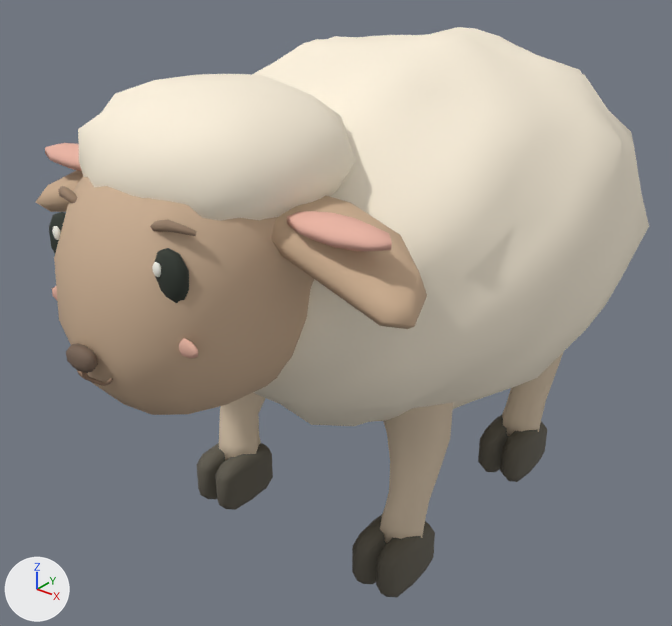
Before and after pictures for a commit that changed the glTF model assets/art-v1/sheep-lod.gltf.
Rendered twice from a 50 mm camera at (1.277, -1.831, 1.603) aimed at (-0.06, -0.16, 0.567). Every picture has the same lights, and +X, +Y and +Z are marked at lower left. The picture after the commit comes second. Where no turn or scale is listed for an object, it has been applied to the vertices.

The scene before the commit, as lines of its bpy script (objects in view):
```python
ob_continuous_sculpted_fleece = bpy.data.objects.new('continuous-sculpted-fleece', me_continuous_sculpted_fleece)
ob_continuous_sculpted_fleece.location = (0.0, 0.0, 0.0)
ob_ear_lining__1 = bpy.data.objects.new('ear-lining--1', me_ear_lining__1)
ob_ear_lining__1.location = (0.0, 0.0, 0.0)
ob_eye_1 = bpy.data.objects.new('eye-1', me_eye_1)
ob_eye_1.location = (0.0, 0.0, 0.0)
ob_eye__1 = bpy.data.objects.new('eye--1', me_eye__1)
ob_eye__1.location = (0.0, 0.0, 0.0)
ob_face_and_jaw = bpy.data.objects.new('face-and-jaw', me_face_and_jaw)
ob_face_and_jaw.location = (0.0, 0.0, 0.0)
ob_sculpted_forelock = bpy.data.objects.new('sculpted-forelock', me_sculpted_forelock)
ob_sculpted_forelock.location = (0.0, 0.0, 0.0)
ob_soft_drooping_ear_1 = bpy.data.objects.new('soft-drooping-ear-1', me_soft_drooping_ear_1)
ob_soft_drooping_ear_1.location = (0.0, 0.0, 0.0)
ob_soft_drooping_ear__1 = bpy.data.objects.new('soft-drooping-ear--1', me_soft_drooping_ear__1)
ob_soft_drooping_ear__1.location = (0.0, 0.0, 0.0)
ob_split_hoof_1_toe__1 = bpy.data.objects.new('split-hoof-1-toe--1', me_split_hoof_1_toe__1)
ob_split_hoof_1_toe__1.location = (0.0, 0.0, 0.0)
# also in view: 'split-hoof-2-toe--1' at (-0.304, -0.345, 0.09); 'shaped-leg-2' at (-0.26, -0.278, 0.36); 'split-hoof-1-toe-1' at (0.304, 0.245, 0.09); 'split-hoof-3-toe--1' at (0.232, -0.345, 0.09); 'shaped-leg-3' at (0.26, -0.278, 0.36)
```
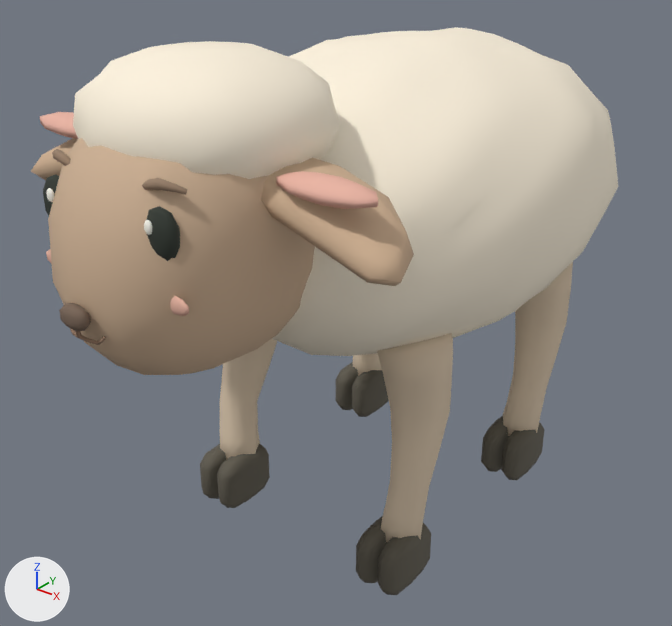
Pixel boxes [x1, y1, x2, y2] of what changed, in the pictures (672 x 626 px):
'continuous-sculpted-fleece', reshaped (13% narrower, 18% shorter)
    before: [252, 27, 649, 426]
    after: [272, 27, 618, 356]
'face-and-jaw', moved, rescaled
    before: [54, 177, 314, 415]
    after: [48, 138, 315, 375]
'sculpted-forelock', reshaped (6% shorter)
    before: [78, 74, 355, 221]
    after: [73, 41, 339, 179]
'soft-drooping-ear-1', moved, rescaled
    before: [272, 196, 427, 329]
    after: [261, 158, 414, 286]
'eye-1', moved, rescaled
    before: [155, 248, 189, 303]
    after: [146, 206, 180, 261]
'soft-drooping-ear--1', moved, rescaled
    before: [36, 170, 83, 212]
    after: [31, 138, 77, 180]
'ear-lining--1', moved, rescaled
    before: [45, 143, 82, 171]
    after: [40, 112, 78, 139]
'small-heart-nose', moved, rescaled (6% shorter)
    before: [66, 343, 98, 373]
    after: [59, 303, 91, 331]
'eye--1', moved, rescaled
    before: [49, 212, 66, 253]
    after: [43, 174, 59, 215]
'shaped-leg-1', unchanged, uncovered by the edit
    before: [502, 353, 563, 436]
    after: [503, 262, 573, 436]

The change, as a diff of the scene's bpy script:
```diff
--- a/assets/art-v1/sheep-lod.gltf.py
+++ b/assets/art-v1/sheep-lod.gltf.py
@@ me_continuous_sculpted_fleece @@
-me_continuous_sculpted_fleece.from_pydata(...)  # 512 vertices, 1020 faces; spans x -0.545..0.549, y -0.678..0.733, z 0.332..1.249
+me_continuous_sculpted_fleece.from_pydata(...)  # 512 vertices, 1020 faces; spans x -0.463..0.467, y -0.637..0.7, z 0.519..1.241
+# me_continuous_sculpted_fleece part 1: 512 of 512 vertices moved; they spanned x -0.545..0.549, y -0.678..0.733, z 0.332..1.249 and now span x -0.463..0.467, y -0.637..0.7, z 0.519..1.241; mean shift (0.0, 0.0, 0.09)
 me_continuous_sculpted_fleece.materials.append(mat_fff4df)
@@ me_face_and_jaw @@
-me_face_and_jaw.from_pydata(...)  # 122 vertices, 240 faces; spans x -0.242..0.247, y -0.954..-0.395, z 0.59..1.17
+me_face_and_jaw.from_pydata(...)  # 122 vertices, 240 faces; spans x -0.232..0.237, y -0.957..-0.42, z 0.682..1.238
+# me_face_and_jaw part 2: the whole mesh is scaled about its middle by 0.96, then moved by (0.0, -0.014, 0.08)
 me_face_and_jaw.materials.append(mat_cfb295)
@@ me_soft_drooping_ear__1 @@
-me_soft_drooping_ear__1.from_pydata(...)  # 52 vertices, 100 faces; spans x -0.515..-0.105, y -0.708..-0.495, z 0.888..1.062
+me_soft_drooping_ear__1.from_pydata(...)  # 52 vertices, 100 faces; spans x -0.494..-0.101, y -0.72..-0.516, z 0.967..1.135
+# me_soft_drooping_ear__1 part 3: the whole mesh is scaled about its middle by 0.96, then moved by (0.012, -0.017, 0.076)
 me_soft_drooping_ear__1.materials.append(mat_d2b394)
@@ me_ear_lining__1 @@
-me_ear_lining__1.from_pydata(...)  # 38 vertices, 72 faces; spans x -0.454..-0.24, y -0.709..-0.621, z 1.014..1.06
+me_ear_lining__1.from_pydata(...)  # 38 vertices, 72 faces; spans x -0.436..-0.23, y -0.722..-0.637, z 1.089..1.133
+# me_ear_lining__1 part 4: the whole mesh is scaled about its middle by 0.96, then moved by (0.014, -0.014, 0.074)
 me_ear_lining__1.materials.append(mat_eab4a3)
@@ me_eye__1 @@
-me_eye__1.from_pydata(...)  # 38 vertices, 72 faces; spans x -0.1825..-0.1051, y -0.8905..-0.8455, z 0.91..1.018
+me_eye__1.from_pydata(...)  # 38 vertices, 72 faces; spans x -0.1752..-0.1009, y -0.8959..-0.8527, z 0.9888..1.0925
+# me_eye__1 part 5: the whole mesh is scaled about its middle by 0.96, then moved by (0.0058, -0.0063, 0.0766)
 me_eye__1.materials.append(mat_30372f)
@@ me_soft_drooping_ear_1 @@
-me_soft_drooping_ear_1.from_pydata(...)  # 52 vertices, 100 faces; spans x 0.105..0.515, y -0.708..-0.495, z 0.888..1.062
+me_soft_drooping_ear_1.from_pydata(...)  # 52 vertices, 100 faces; spans x 0.101..0.494, y -0.72..-0.516, z 0.967..1.135
+# me_soft_drooping_ear_1 part 6: the whole mesh is scaled about its middle by 0.96, then moved by (-0.012, -0.017, 0.076)
 me_soft_drooping_ear_1.materials.append(mat_d2b394)
@@ me_eye_1 @@
-me_eye_1.from_pydata(...)  # 38 vertices, 72 faces; spans x 0.1075..0.1849, y -0.8905..-0.8455, z 0.91..1.018
+me_eye_1.from_pydata(...)  # 38 vertices, 72 faces; spans x 0.1032..0.1775, y -0.8959..-0.8527, z 0.9888..1.0925
+# me_eye_1 part 7: the whole mesh is scaled about its middle by 0.96, then moved by (-0.0058, -0.0063, 0.0766)
 me_eye_1.materials.append(mat_30372f)
@@ me_sculpted_forelock @@
-me_sculpted_forelock.from_pydata(...)  # 100 vertices, 196 faces; spans x -0.25..0.251, y -0.852..-0.356, z 0.956..1.236
+me_sculpted_forelock.from_pydata(...)  # 100 vertices, 196 faces; spans x -0.239..0.24, y -0.856..-0.387, z 1.034..1.3
+# me_sculpted_forelock part 8: 100 of 100 vertices moved; they spanned x -0.25..0.251, y -0.852..-0.356, z 0.956..1.236 and now span x -0.239..0.24, y -0.856..-0.387, z 1.034..1.3; mean shift (0.0, -0.017, 0.071)
 me_sculpted_forelock.materials.append(mat_fff4df)
@@ me_small_heart_nose @@
-me_small_heart_nose.from_pydata(...)  # 34 vertices, 64 faces; spans x -0.0355..0.0355, y -0.9833..-0.9487, z 0.776..0.824
+me_small_heart_nose.from_pydata(...)  # 34 vertices, 64 faces; spans x -0.0341..0.0341, y -0.985..-0.9518, z 0.8602..0.9062
+# me_small_heart_nose part 9: the whole mesh is scaled about its middle by 0.96, then moved by (0.0, -0.0024, 0.0832)
 me_small_heart_nose.materials.append(mat_796556)
```
